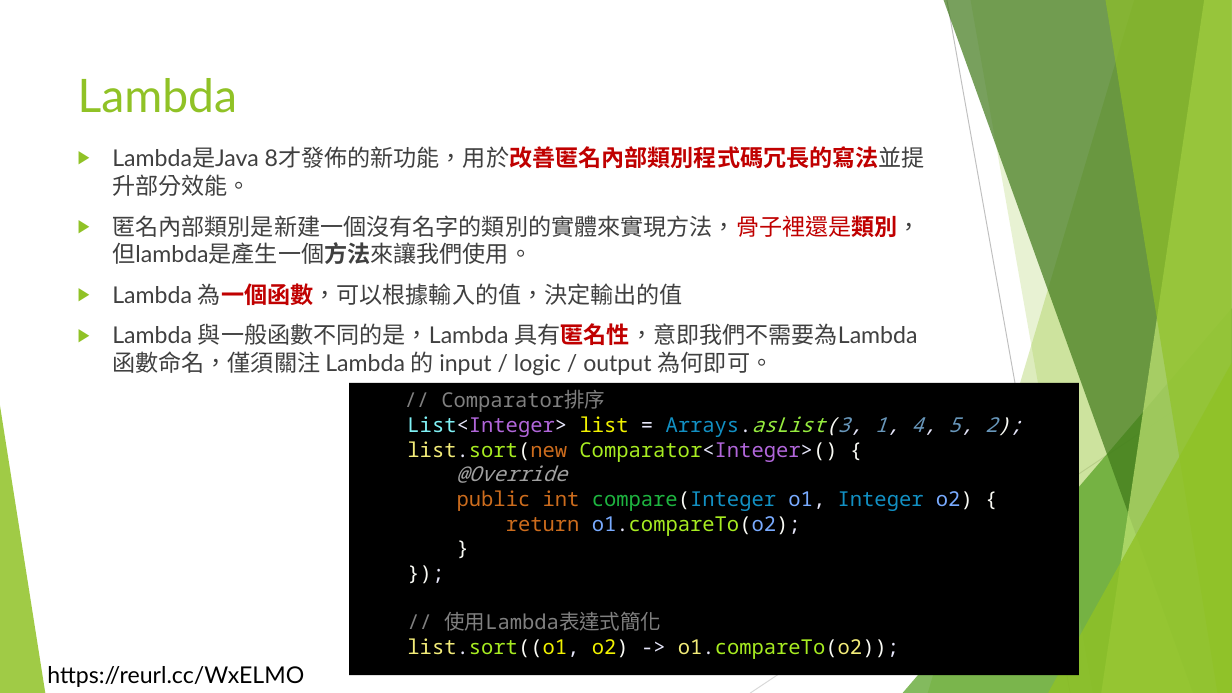
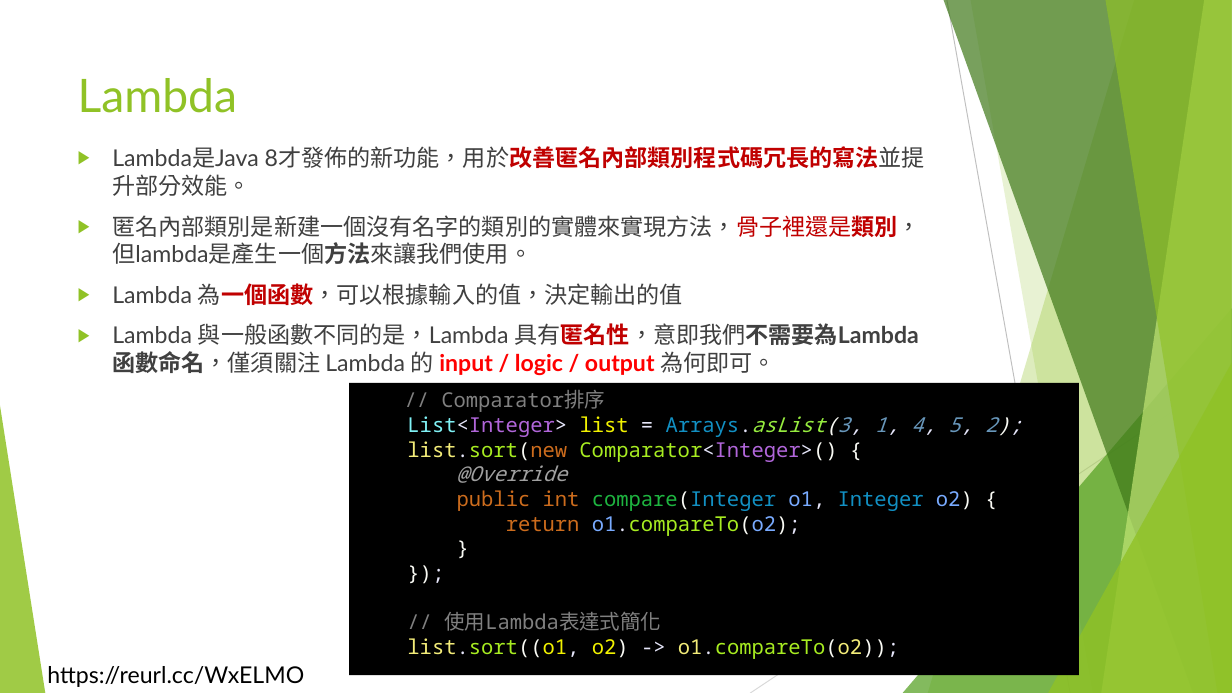
Before and after one commit to liulawsi/My_PPTs, a slide deck: slide 80 of LCC/Java/17_多執行緒及lambda.pptx (slide 78 before the commit). Drawn at 1232x693 pixels with LibreOffice and Linux fonts; fonts in the diff are those of the drawing; background and template pictures are left out. Boxes give left, top, right and bottom in pixels: in the first picture for what was removed or moved away, otherwise in the second. Text is boxed around its words. In the diff, an @@ line names an element or a change of style, - is before the commit and + after.

```diff
--- a/LCC/Java/17_多執行緒及lambda.pptx
+++ b/LCC/Java/17_多執行緒及lambda.pptx
@@ text at (112, 323, 919, 375): text colour #404040 to #FF0000 in "input / logic / output"; bold on in "具有匿名性，意即我們不需要為Lambda 函數命名，僅須關注 input / logic / output" @@
```
Also in this commit, not shown: 4 other slides changed, 3 slides added, 1 slide removed.
